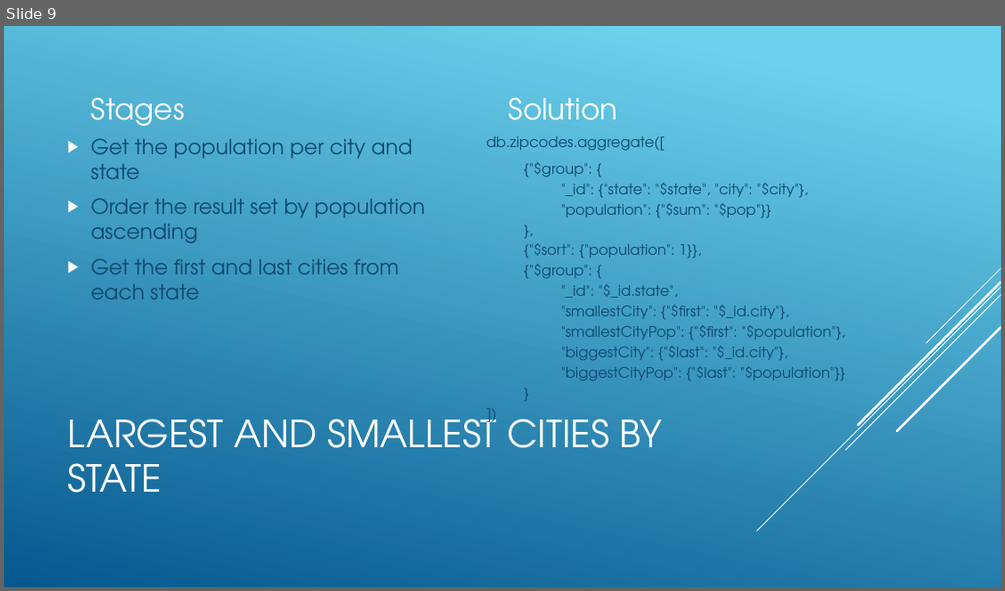
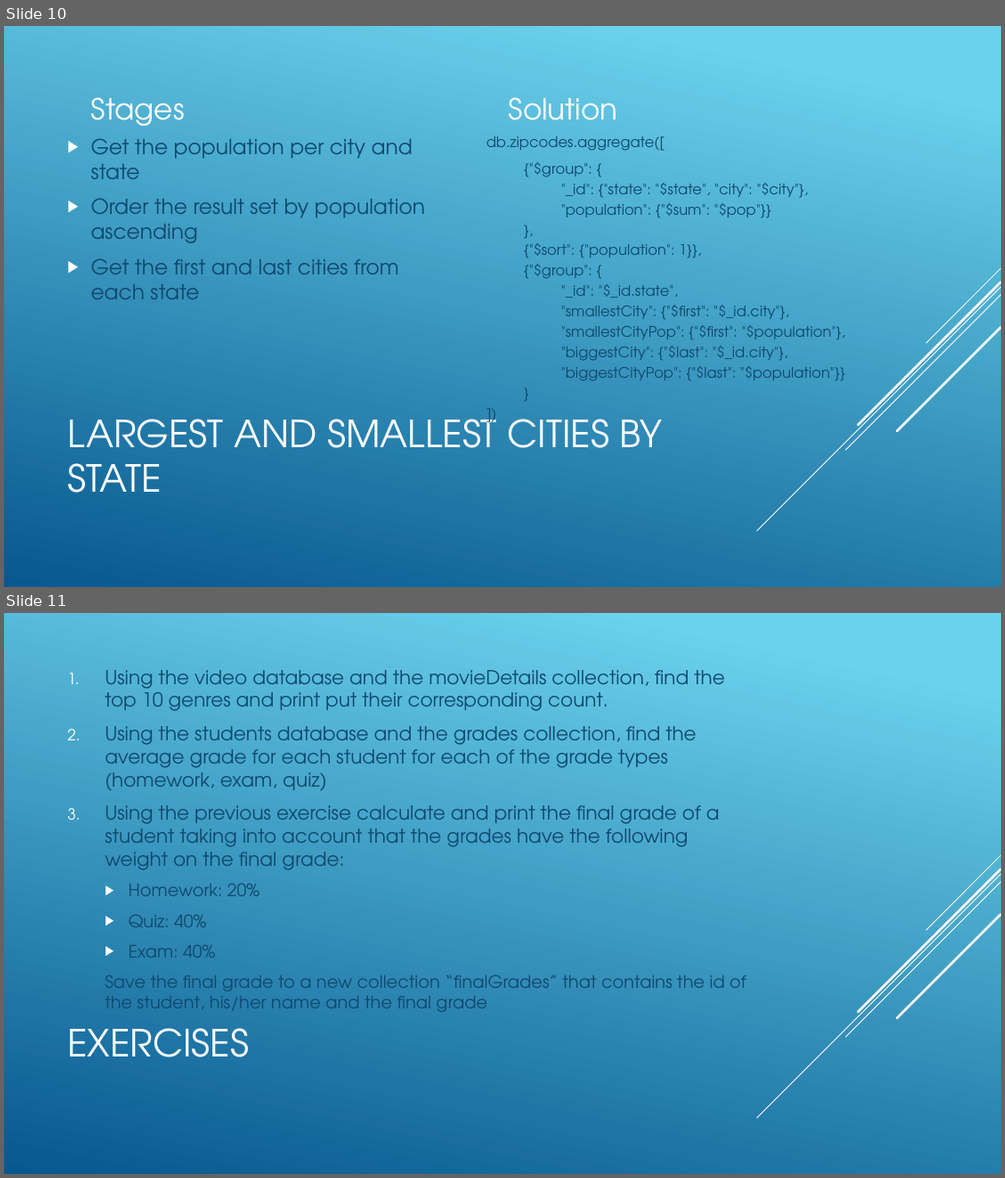
Before and after one commit to cabarca01/PythonDojo, a slide deck: slides/klasse15.pptx. Shown one above the other, each under a label of ours: slide 9 before the commit, slides 10 and 11 after it. The pictures are 1005x591 and 1005x1178 pixels, drawn with LibreOffice and Linux fonts; fonts in the diff are those of the drawing. Boxes give left, top, right and bottom in pixels: in the first picture for what was removed or moved away, otherwise in the second. Text is boxed around its words. In the diff, an @@ line names an element or a change of style, - is before the commit and + after.

```diff
--- a/slides/klasse15.pptx
+++ b/slides/klasse15.pptx
@@ slide 11 added at bbox=[4, 613, 1001, 1174], background gradient #6ED2EB to #06588E; not listed: 5 template elements that a slide beside it also shows @@
@@ text added at bbox=[105, 670, 746, 1012], 18.5 pt, text #0F496F @@
+1. Using the video database and the movieDetails collection, find the top 10 genres and print put their corresponding count.
+2. Using the students database and the grades collection, find the average grade for each student for each of the grade types (homework, exam, quiz)
+3. Using the previous exercise calculate and print the final grade of a student taking into account that the grades have the following weight on the final grade:
+  ▶ Homework: 20%
+  ▶ Quiz: 40%
+  ▶ Exam: 40%
+  Save the final grade to a new collection “finalGrades” that contains the id of the student, his/her name and the final grade
@@ title added at bbox=[67, 1028, 249, 1057], 36 pt, text #FFFFFF @@
+EXERCISES
@@ what was slide 9 is now slide 10 @@
```
Also in this commit, not shown: 1 slide changed, 1 other slide added.
